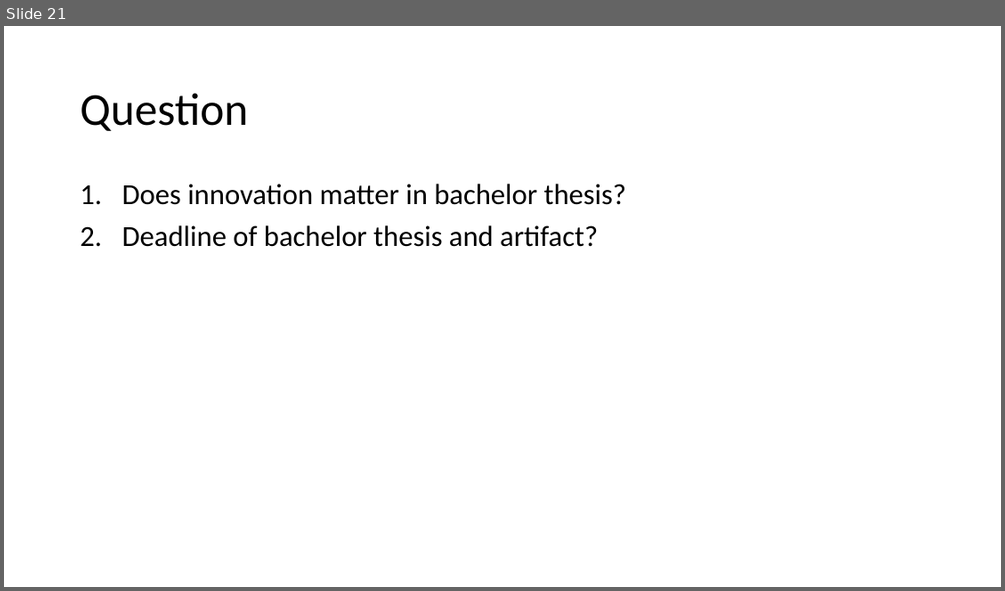
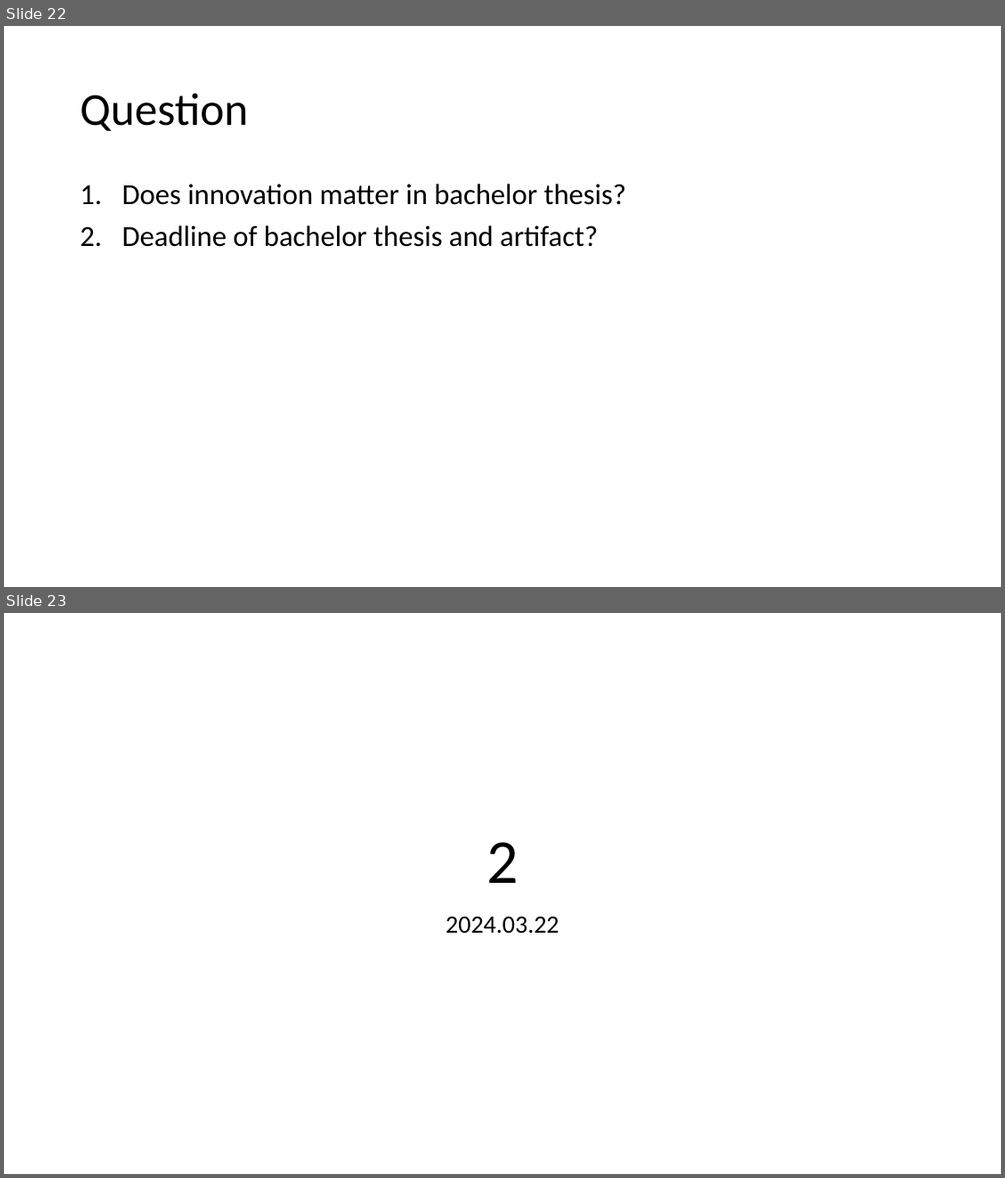
Before and after one commit to PROMISE-I/bachelor-thesis, a slide deck: 过程汇报/half-monthly-report.pptx. Shown one above the other, each under a label of ours: slide 21 before the commit, slides 22 and 23 after it. The pictures are 1005x591 and 1005x1178 pixels, drawn with LibreOffice and Linux fonts; fonts in the diff are those of the drawing. Boxes give left, top, right and bottom in pixels: in the first picture for what was removed or moved away, otherwise in the second. Text is boxed around its words. In the diff, an @@ line names an element or a change of style, - is before the commit and + after.

```diff
--- a/过程汇报/half-monthly-report.pptx
+++ b/过程汇报/half-monthly-report.pptx
@@ slide 23 added at (4,613,1001,1174), background #FFFFFF @@
@@ title added at (486,842,518,883), 60 pt, text #000000 @@
+2
@@ subtitle added at (445,916,559,933), 24 pt, text #000000 @@
+2024.03.22
@@ what was slide 21 is now slide 22 @@
```
Also in this commit, not shown: 7 other slides added.
